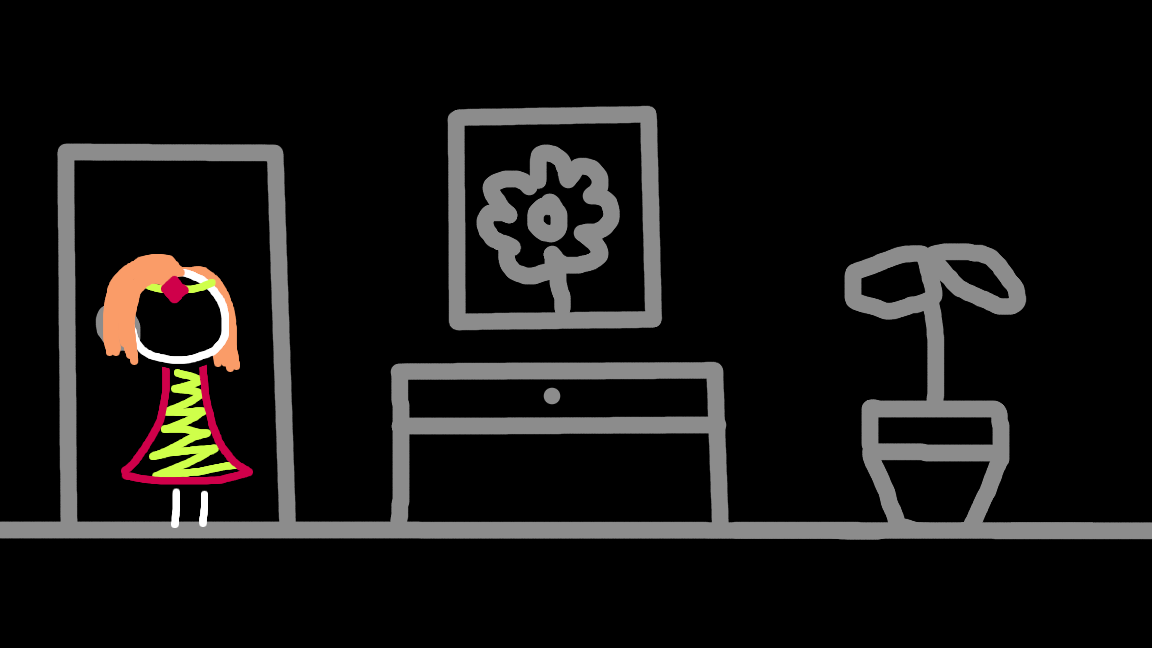
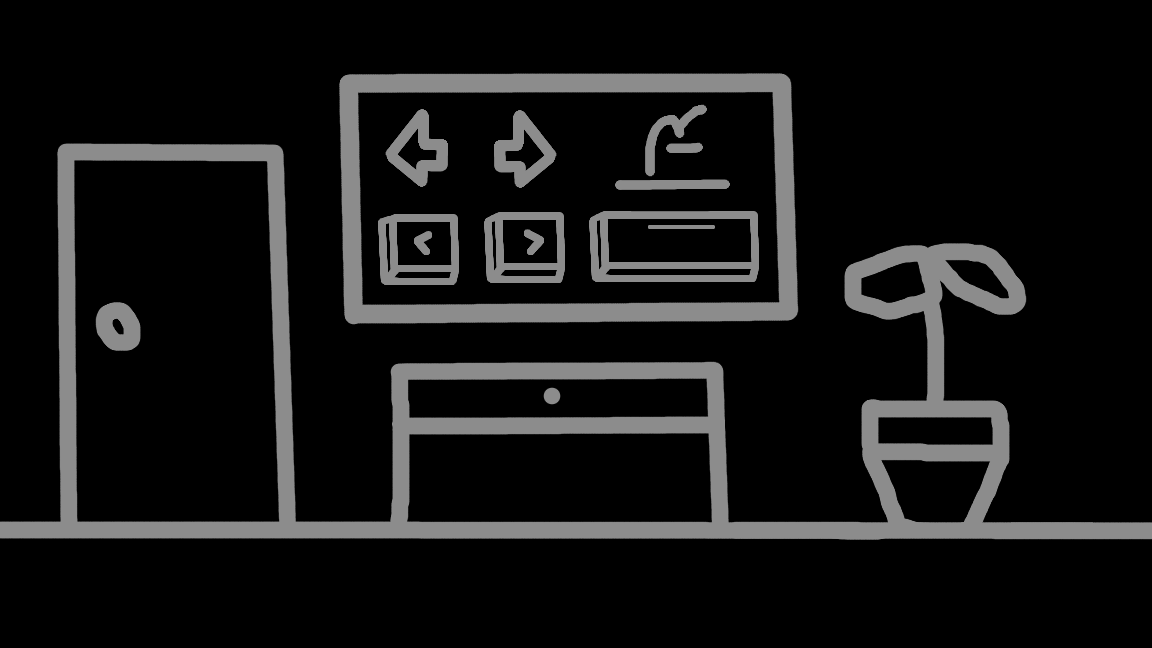
Layered file, before and after one edit (1152×648). Changes by layer:
hid "concept-5.png copy" over box(103, 254, 253, 528)
added layer "keyboard" above "poster" over box(378, 211, 759, 285)
added layer "poster" above "Layer" over box(339, 73, 799, 325)
painted on "Layer" over box(391, 105, 727, 432)
